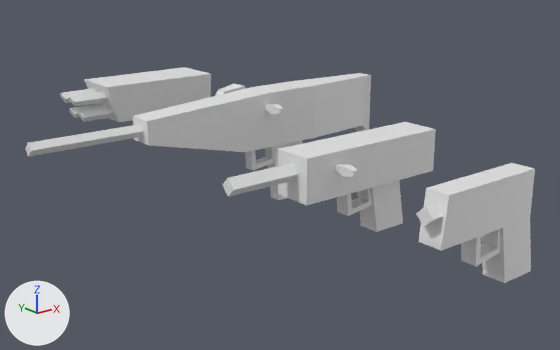
What one commit did to the Blender file assets/guns/guns.blend.
The view is the same before and after, from a camera (50 mm lens) standing at (-14.22, -9.61, 6.73) and looking at (-1.83, 5.88, 0.53). The axes (+X, +Y, +Z) are drawn at lower left. The lights are the same throughout. Materials are left out; every surface is plain grey.

Before the edit, the objects in view are built like this:
```python
ob_cube_001 = bpy.data.objects.new('Cube.001', me_cube_001)
ob_cube_001.parent = ob_smg
ob_cube_001.location = (0.0, 0.0, -1.041)
ob_cube_002 = bpy.data.objects.new('Cube.002', me_cube_003)
ob_cube_002.parent = ob_smg
ob_cube_002.location = (0.0, 4.0, 0.351)
ob_cube_003 = bpy.data.objects.new('Cube.003', me_cube_006)
ob_cube_003.parent = ob_machinegum
ob_cube_003.location = (0.0, 8.0, -0.798)
ob_cube_005 = bpy.data.objects.new('Cube.005', me_cube_003)
ob_cube_005.parent = ob_machinegum
ob_cube_005.location = (1.0, 8.0, 1.0)
ob_cylinder_001 = bpy.data.objects.new('Cylinder.001', me_cylinder_001)
ob_cylinder_001.parent = ob_smg
ob_cylinder_001.location = (-2.0, 0.0, 0.0)
ob_machinegum = bpy.data.objects.new('machinegum', me_machinegum)
ob_machinegum.location = (0.0, 8.0, 0.0)
ob_machinegum_001 = bpy.data.objects.new('machinegum.001', me_machinegum_001)
ob_machinegum_001.parent = ob_machinegum
ob_machinegum_001.location = (0.0, 8.0, 0.0)
ob_shotgum = bpy.data.objects.new('shotgum', me_shotgum)
ob_shotgum.location = (0.0, 12.0, 1.0)
# also in view: 'Cube' at (-0.87, 0.0, 0.27); 'Cylinder.002' at (-4.32, 12.0, 1.75); 'pistol.001' at (-1.08, 0.0, 1.24); 'pistol' at (-0.97, 0.0, -0.02); 'smg' at (-0.72, 4.0, 0.48)
```
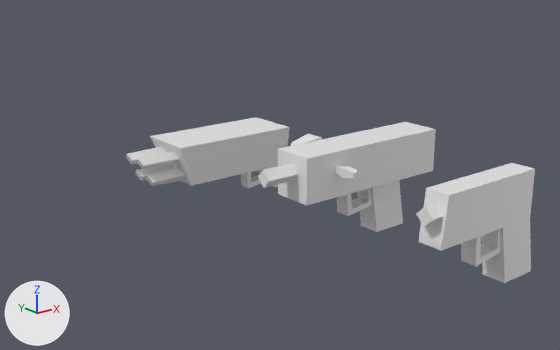
The edits, one by one:
Object 'shotgum' (ob_shotgum) moves from (0.0, 12.0, 1.0) to (0.0, 8.0, 0.0).
Object 'machinegum' (ob_machinegum) is deleted.
Object 'Cylinder.001' (ob_cylinder_001) moves from (-2.0, 0.0, 0.0) to (-1.0, 0.0, 0.0).
Object 'Cube.002' (ob_cube_002) moves from (0.0, 4.0, 0.351) to (0.0, 4.0, 0.308).
Object 'Cube.003' (ob_cube_003) is deleted.
Object 'machinegum.001' (ob_machinegum_001) is deleted.
Object 'Cube.005' (ob_cube_005) is deleted.

Where the change shows, as pixel boxes (x1, y1, x2, y2) in the pictures (560 x 350 px):
'machinegum', deleted: before (133, 73, 371, 200)
'shotgum', moved: before (84, 67, 245, 122); after (150, 117, 322, 187)
'Cylinder.002', moved: before (60, 88, 114, 121); after (126, 147, 186, 186)
'machinegum.001', deleted: before (25, 124, 144, 157)
'Cylinder.001', moved: before (222, 163, 298, 197); after (258, 163, 298, 188)
'Cube.003', deleted: before (245, 147, 274, 171)
'Cube.002', moved: before (335, 164, 358, 177); after (335, 166, 358, 178)
'Cube.004', moved (not visible before): after (241, 170, 262, 188)
'Cube.005', deleted: before (265, 104, 284, 114)
